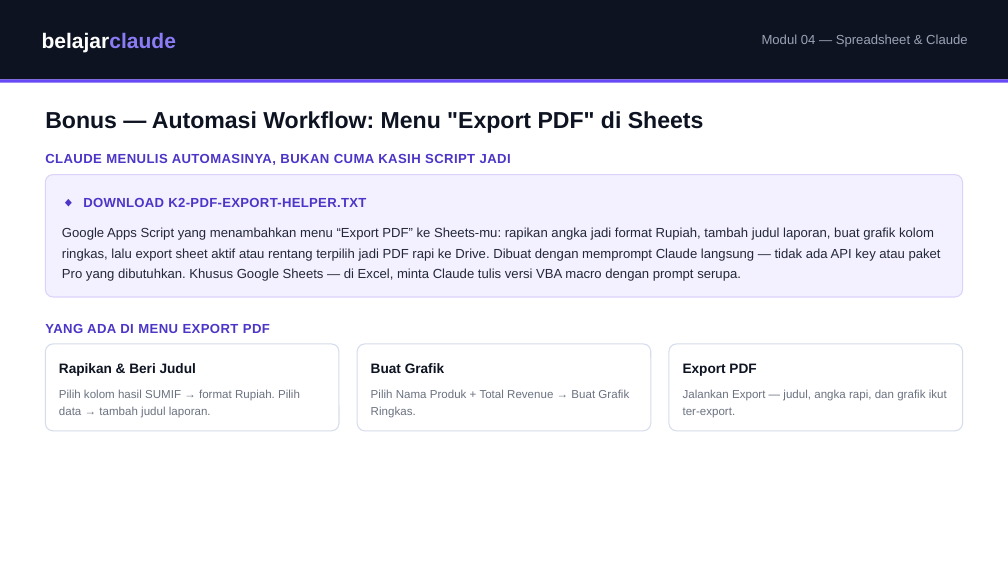
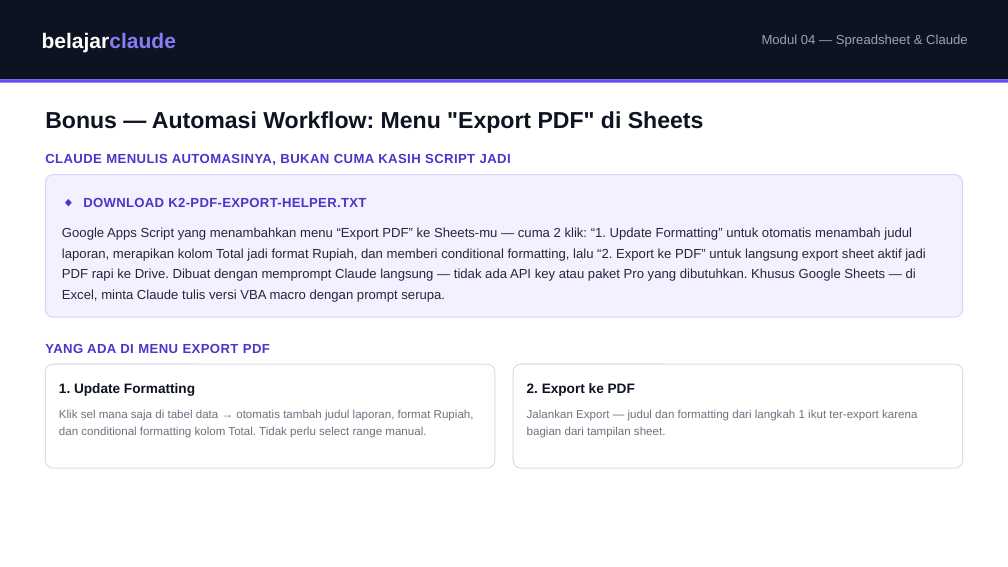
Before and after one commit to juliautomo/belajar-claude, a slide deck: slide 6 of K2-Produktivitas/M04-Google-Sheets/K2-M04-Google-Sheets.pptx. Drawn at 1008x567 pixels with LibreOffice and Linux fonts; fonts in the diff are those of the drawing. Boxes give left, top, right and bottom in pixels: in the first picture for what was removed or moved away, otherwise in the second. Text is boxed around its words. In the diff, an @@ line names an element or a change of style, - is before the commit and + after.

Commit message:
M4 PPT: sync Bonus slide wording with simplified 2-menu Apps Script (Update Formatting + Export ke PDF)

```diff
--- a/K2-Produktivitas/M04-Google-Sheets/K2-M04-Google-Sheets.pptx
+++ b/K2-Produktivitas/M04-Google-Sheets/K2-M04-Google-Sheets.pptx
@@ rounded rectangle resized from (x1=45, y1=175, x2=963, y2=297) to (x1=45, y1=175, x2=963, y2=318) @@
@@ text at (x1=62, y1=227, x2=925, y2=302): text changed @@
-Google Apps Script yang menambahkan menu “Export PDF” ke Sheets-mu: rapikan angka jadi format Rupiah, tambah judul laporan, buat grafik kolom ringkas, lalu export sheet aktif atau rentang terpilih jadi PDF rapi ke Drive. Dibuat dengan memprompt Claude langsung — tidak ada API key atau paket Pro yang dibutuhkan. Khusus Google Sheets — di Excel, minta Claude tulis versi VBA macro dengan prompt serupa.
+Google Apps Script yang menambahkan menu “Export PDF” ke Sheets-mu — cuma 2 klik: “1. Update Formatting” untuk otomatis menambah judul laporan, merapikan kolom Total jadi format Rupiah, dan memberi conditional formatting, lalu “2. Export ke PDF” untuk langsung export sheet aktif jadi PDF rapi ke Drive. Dibuat dengan memprompt Claude langsung — tidak ada API key atau paket Pro yang dibutuhkan. Khusus Google Sheets — di Excel, minta Claude tulis versi VBA macro dengan prompt serupa.
@@ text "YANG ADA DI MENU EXPORT ..." moved from (x1=45, y1=324, x2=270, y2=333) to (x1=45, y1=344, x2=270, y2=353) @@
@@ rounded rectangle removed at (x1=669, y1=344, x2=963, y2=431) @@
@@ rounded rectangle resized from (x1=45, y1=344, x2=339, y2=431) to (x1=45, y1=364, x2=495, y2=469) @@
@@ text at (x1=59, y1=383, x2=195, y2=396): text changed @@
-Rapikan & Beri Judul
+1. Update Formatting
@@ text removed at (x1=371, y1=363, x2=444, y2=373) @@
-Buat Grafik
@@ text removed at (x1=371, y1=389, x2=629, y2=418) @@
-Pilih Nama Produk + Total Revenue → Buat Grafik Ringkas.
@@ proportions changed in 3 elements at (x1=45, y1=175, x2=963, y2=318), (x1=45, y1=364, x2=495, y2=469), (x1=513, y1=364, x2=963, y2=469) @@
@@ rounded rectangle resized from (x1=357, y1=344, x2=650, y2=431) to (x1=513, y1=364, x2=963, y2=469) @@
@@ text at (x1=527, y1=383, x2=635, y2=396): text changed @@
-Export PDF
+2. Export ke PDF
@@ text at (x1=59, y1=409, x2=474, y2=438): text changed @@
-Pilih kolom hasil SUMIF → format Rupiah. Pilih data → tambah judul laporan.
+Klik sel mana saja di tabel data → otomatis tambah judul laporan, format Rupiah, dan conditional formatting kolom Total. Tidak perlu select range manual.
@@ text at (x1=527, y1=409, x2=917, y2=438): text changed @@
-Jalankan Export — judul, angka rapi, dan grafik ikut ter-export.
+Jalankan Export — judul dan formatting dari langkah 1 ikut ter-export karena bagian dari tampilan sheet.
```
